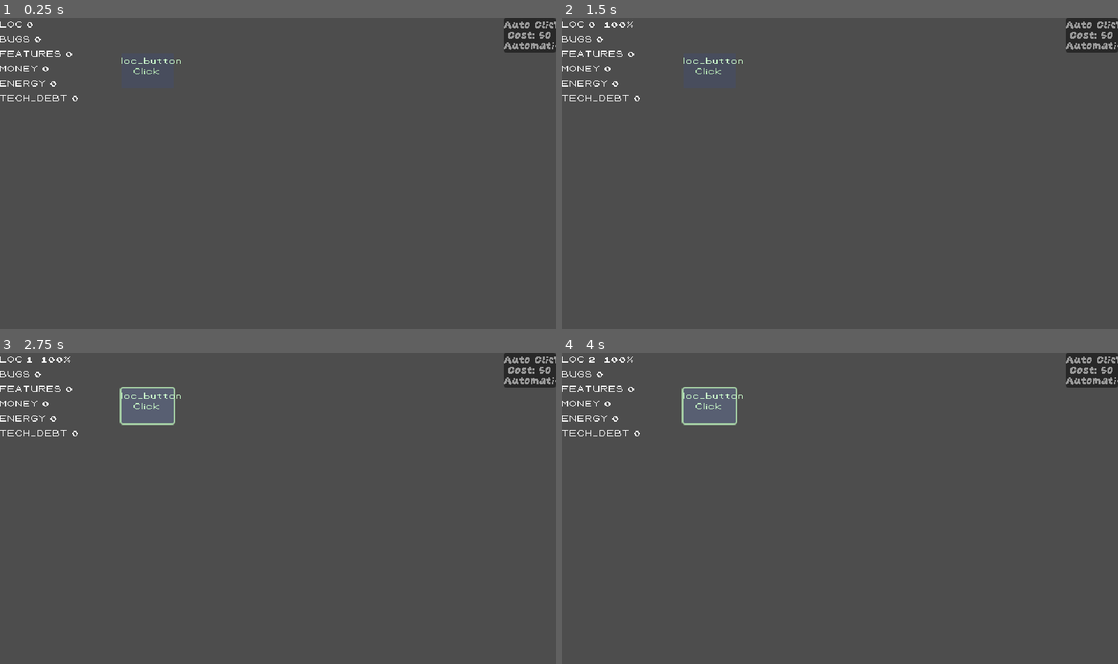
Above: before the commit, frames 1-4 (two rows, left to right).
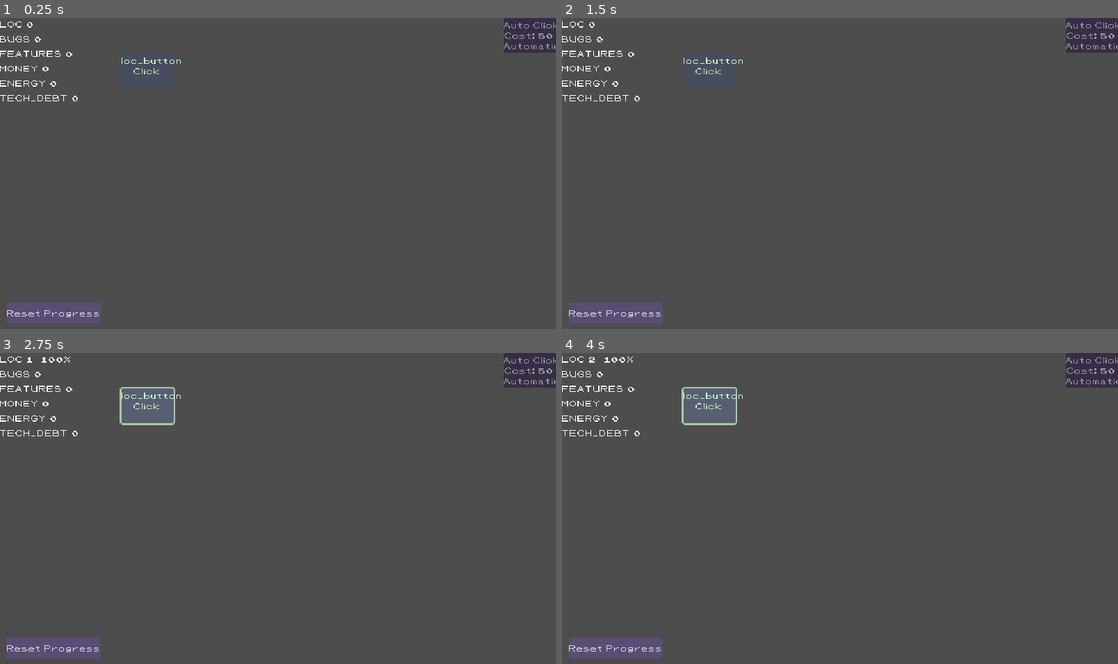
Above: after the commit, the same moments.

Repository: DenisLopata/idle_clicker_dev
Game: Godot game, scene res://scenes/levels/base_level.tscn
The game is run twice, just before and just after one commit, with the same random seed, the same clock (stepped at 60 frames per second) and the same inputs.
Inputs (mouse positions are in pixels of both pictures, inside the frame that each line leads up to):
- Up to frame 1 (0.25 s): no input
- Up to frame 2 (1.5 s): click (617, 313) at 0.5 s, where only the run after the commit has a clickable "Reset Progress"; click (912, 204) at 1.25 s, where only the run after the commit has a clickable "Reset"
- Up to frame 3 (2.75 s): click "Click" at 2 s
- Up to frame 4 (4 s): click "Auto Clicker" at 2.75 s; click "Click" at 3.5 s

The runs differ from the first frame. In frame 1, 2.1% of the frame differs, in the area x 1-100%, y 0-99%; in frame 2, 2.1%; in frame 3, 2.1%; in frame 4, 2.1%.

Commit message:
Add reset progress button with confirmation dialog
- Add reset_game() to SaveManager that deletes save and reloads scene
- Add GameState.reset() to clear all resources (autoloads persist across reloads)
- Clear _saveables array on reset to prevent freed instance errors
- Add is_instance_valid() checks in SaveManager for safety
- Add ResetButton and ConfirmationDialog to UI layer
- Apply base_button theme to all button components for consistent styling

🤖 Generated with [Claude Code](https://claude.com/claude-code)

Co-Authored-By: Claude Opus 4.5 <noreply@anthropic.com>

Diff:
--- a/autoload/game_state.gd
+++ b/autoload/game_state.gd
@@ -65,3 +65,7 @@
 		var type := int(type_str)
 		if resources.has(type):
 			set_resource(type, data[type_str])
+
+func reset() -> void:
+	for type in resources.keys():
+		set_resource(type, 0.0)
--- a/autoload/save_manager.gd
+++ b/autoload/save_manager.gd
@@ -42,7 +42,7 @@
 	save_data[TIMESTAMP_KEY] = Time.get_unix_time_from_system()
 
 	for node in _saveables:
-		if node.has_method("get_save_data"):
+		if is_instance_valid(node) and node.has_method("get_save_data"):
 			var node_data = node.get_save_data()
 			save_data[node.name] = node_data
 
@@ -76,7 +76,7 @@
 
 	# Load node data first
 	for node in _saveables:
-		if node.has_method("load_save_data") and save_data.has(node.name):
+		if is_instance_valid(node) and node.has_method("load_save_data") and save_data.has(node.name):
 			node.load_save_data(save_data[node.name])
 
 	# Calculate offline progress
@@ -91,7 +91,7 @@
 
 			# Call apply_offline_progress on nodes that support it
 			for node in _saveables:
-				if node.has_method("apply_offline_progress"):
+				if is_instance_valid(node) and node.has_method("apply_offline_progress"):
 					node.apply_offline_progress(elapsed_seconds)
 
 	game_loaded.emit()
@@ -106,5 +106,14 @@
 		DirAccess.remove_absolute(SAVE_PATH)
 		print("[SaveManager] Save deleted")
 
+func reset_game() -> void:
+	delete_save()
+	# Reset GameState (autoload persists across scene reloads)
+	GameState.reset()
+	# Clear saveables (they'll re-register after scene reload)
+	_saveables.clear()
+	# Reload the current scene to reset all state
+	get_tree().reload_current_scene()
+
 func _on_focus_lost() -> void:
 	save_game()
--- a/scenes/components/action_button/action_button.tscn
+++ b/scenes/components/action_button/action_button.tscn
@@ -1,11 +1,13 @@
-[gd_scene load_steps=3 format=3 uid="uid://dfon2ykx74oiy"]
+[gd_scene load_steps=4 format=3 uid="uid://dfon2ykx74oiy"]
 
 [ext_resource type="Script" uid="uid://cf2m0uamsnixf" path="res://scenes/components/action_button/action_button.gd" id="1_qamgn"]
 [ext_resource type="PackedScene" uid="uid://bjll4hulbwb2t" path="res://scenes/components/auto_clicker/AutoClicker.tscn" id="2_ptr31"]
+[ext_resource type="Theme" uid="uid://ci8nn6qjjfjll" path="res://assets/themes/base_button.tres" id="3_theme"]
 
 [node name="ActionButton" type="Button"]
 offset_right = 60.0
 offset_bottom = 40.0
+theme = ExtResource("3_theme")
 script = ExtResource("1_qamgn")
 
 [node name="NameLabel" type="Label" parent="."]
--- a/scenes/components/passive_generator/passive_generator.tscn
+++ b/scenes/components/passive_generator/passive_generator.tscn
@@ -1,10 +1,12 @@
-[gd_scene load_steps=2 format=3 uid="uid://clindmg85x3ke"]
+[gd_scene load_steps=3 format=3 uid="uid://clindmg85x3ke"]
 
 [ext_resource type="Script" uid="uid://bn3bxbf4am5ej" path="res://scenes/components/passive_generator/passive_generator.gd" id="1_bck8p"]
+[ext_resource type="Theme" uid="uid://ci8nn6qjjfjll" path="res://assets/themes/base_button.tres" id="2_theme"]
 
 [node name="PassiveGenerator" type="Button"]
 offset_right = 60.0
 offset_bottom = 30.0
+theme = ExtResource("2_theme")
 script = ExtResource("1_bck8p")
 
 [node name="CostLabel" type="Label" parent="."]
--- a/scenes/components/upgrade_button/upgrade_button.tscn
+++ b/scenes/components/upgrade_button/upgrade_button.tscn
@@ -1,11 +1,13 @@
-[gd_scene load_steps=2 format=3 uid="uid://bv4ate2xmc7cp"]
+[gd_scene load_steps=3 format=3 uid="uid://bv4ate2xmc7cp"]
 
 [ext_resource type="Script" uid="uid://c81qyaqvsdqff" path="res://scenes/components/upgrade_button/upgrade_button.gd" id="1_ol507"]
+[ext_resource type="Theme" uid="uid://ci8nn6qjjfjll" path="res://assets/themes/base_button.tres" id="2_theme"]
 
 [node name="UpgradeButton" type="Button"]
 custom_minimum_size = Vector2(60, 40)
 offset_right = 60.0
 offset_bottom = 40.0
+theme = ExtResource("2_theme")
 script = ExtResource("1_ol507")
 
 [node name="TitleLabel" type="Label" parent="."]
--- a/scenes/levels/base_level.gd
+++ b/scenes/levels/base_level.gd
@@ -5,6 +5,8 @@
 @onready var production_system: ProductionSystem = $ProductionSystem
 @onready var resource_hud: ResourceHUD = $UI/ResourceHUD
 @onready var progression_manager: ProgressionManager = $ProgressionManager
+@onready var reset_button: Button = $UI/ResetButton
+@onready var reset_confirm_dialog: ConfirmationDialog = $UI/ResetConfirmDialog
 
 # Amount added per click (generic)
 @export var click_value: float = 1.0
@@ -39,6 +41,10 @@
 	# Initialize progression system
 	progression_manager.initialize(GameState, self)
 	progression_manager.node_revealed.connect(_on_node_revealed)
+
+	# Wire up reset button
+	reset_button.pressed.connect(_on_reset_button_pressed)
+	reset_confirm_dialog.confirmed.connect(_on_reset_confirmed)
 
 	# Load saved game if exists
 	SaveManager.load_game()
@@ -87,3 +93,9 @@
 	for child in node.get_children():
 		result.append_array(_find_nodes_by_class(child, class_name_str))
 	return result
+
+func _on_reset_button_pressed() -> void:
+	reset_confirm_dialog.popup_centered()
+
+func _on_reset_confirmed() -> void:
+	SaveManager.reset_game()
--- a/scenes/levels/base_level.tscn
+++ b/scenes/levels/base_level.tscn
@@ -126,3 +126,23 @@
 offset_bottom = 40.0
 grow_vertical = 1
 resource_row_scene = ExtResource("12_0caop")
+
+[node name="ResetButton" type="Button" parent="UI"]
+anchors_preset = 2
+anchor_top = 1.0
+anchor_bottom = 1.0
+offset_left = 8.0
+offset_top = -32.0
+offset_right = 108.0
+offset_bottom = -8.0
+grow_vertical = 0
+theme = ExtResource("3_j7gcg")
+text = "Reset Progress"
+
+[node name="ResetConfirmDialog" type="ConfirmationDialog" parent="UI"]
+title = "Reset Progress"
+initial_position = 1
+size = Vector2i(300, 100)
+theme = ExtResource("3_j7gcg")
+ok_button_text = "Reset"
+dialog_text = "Are you sure you want to reset all progress? This cannot be undone."
